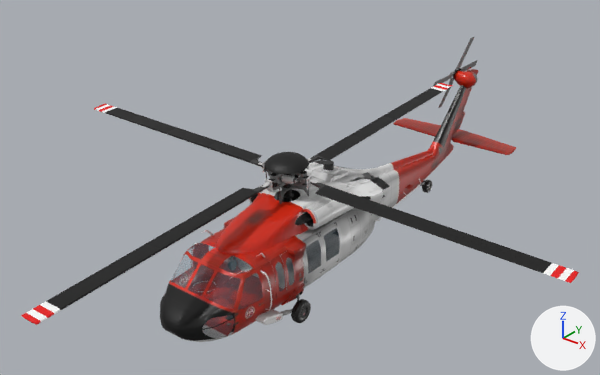
Two versions of the glTF model uh60/MFO.gltf, one commit apart.
Rendered twice from a 50 mm lens placed at (13.0, -18.75, 10.74), pointed at (-0.51, -1.87, 0.28). Lighting does not change. The marker at lower right points along +X, +Y and +Z. The older version comes first.

In view in the first picture: 'Exterior', 'Spin_0' and 1 more.
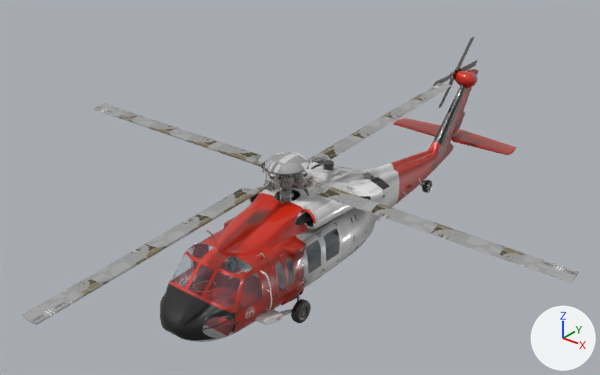
Where the newer file only moved an object's origin or applied its transform, the numbers keep the older frame.

Where the change shows, as pixel boxes (x1, y1, x2, y2) in the pictures (600 x 375 px):
'Exterior', surface changed
    both: (160, 69, 516, 333)
'Spin_0', surface changed
    both: (21, 83, 579, 325)

The change in detail:
Picture '1.webp' (img_1_webp) is new.
Material 'DefaultWhite_5' (mat_defaultwhite_5) changes its picture from img_1_jpg to img_1_webp.
